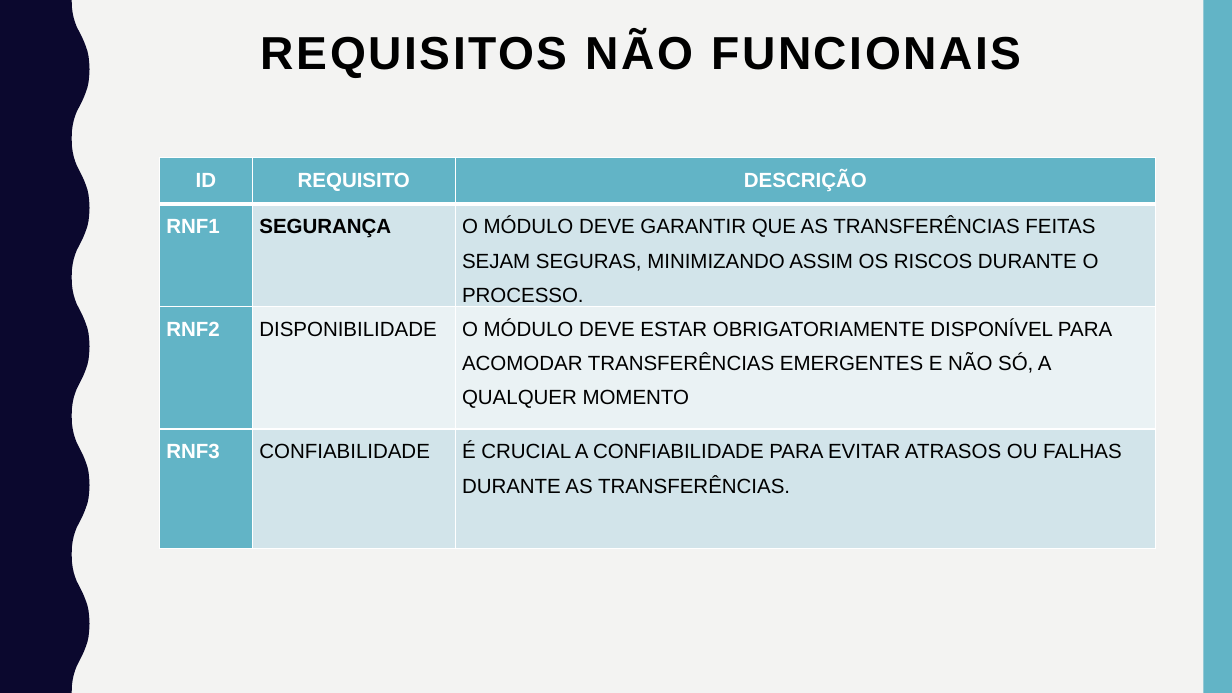
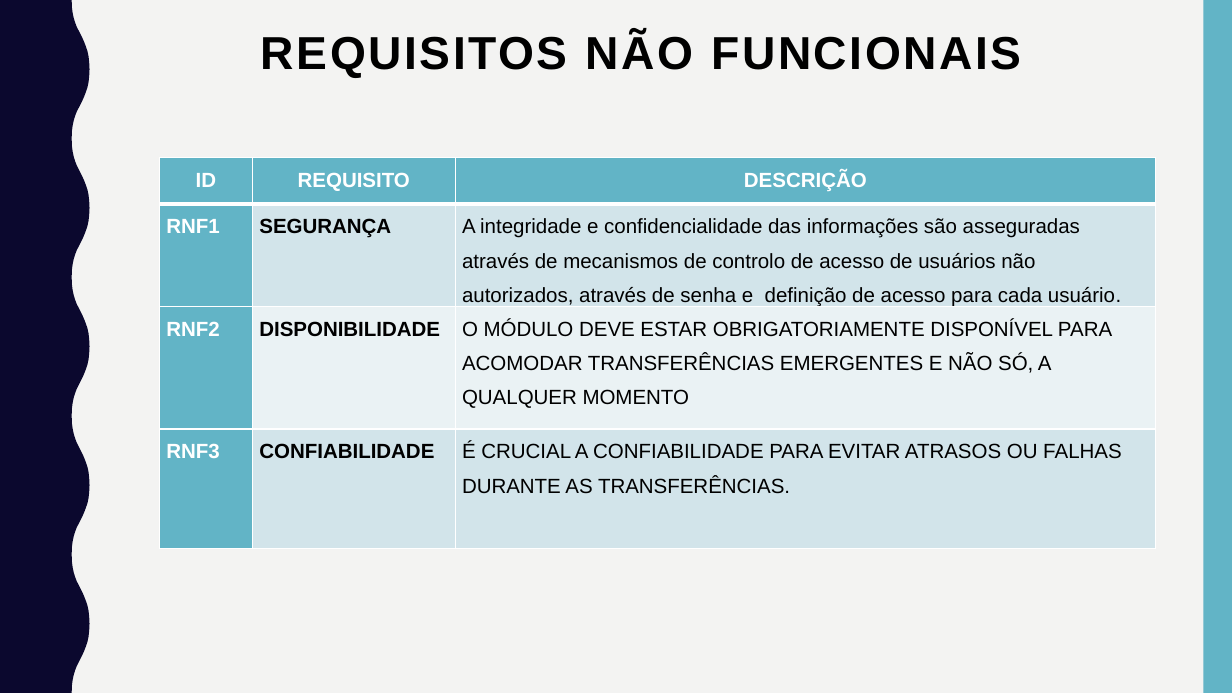
Before and after one commit to adilson-youtube/Relatorio_Sistema_Gestao_TCC, a slide deck: slide 15 of Apresentação/TFC.pptx (slide 14 before the commit). Drawn at 1232x693 pixels with LibreOffice and Linux fonts; fonts in the diff are those of the drawing. Boxes give left, top, right and bottom in pixels: in the first picture for what was removed or moved away, otherwise in the second. Text is boxed around its words. In the diff, an @@ line names an element or a change of style, - is before the commit and + after.

Commit message:
update

```diff
--- a/Apresentação/TFC.pptx
+++ b/Apresentação/TFC.pptx
@@ table at [160, 158, 1156, 553] @@
-row 2, column 3: O MÓDULO DEVE GARANTIR QUE AS TRANSFERÊNCIAS FEITAS SEJAM SEGURAS, MINIMIZANDO ASSIM OS RISCOS DURANTE O PROCESSO.
+row 2, column 3: A integridade e confidencialidade das informações são asseguradas através de mecanismos de controlo de acesso de usuários não autorizados, através de senha e definição de acesso para cada usuário.
@@ bold on in "DISPONIBILIDADE", "CONFIABILIDADE" @@
```
Also in this commit, not shown: 5 other slides changed, 2 slides added.
